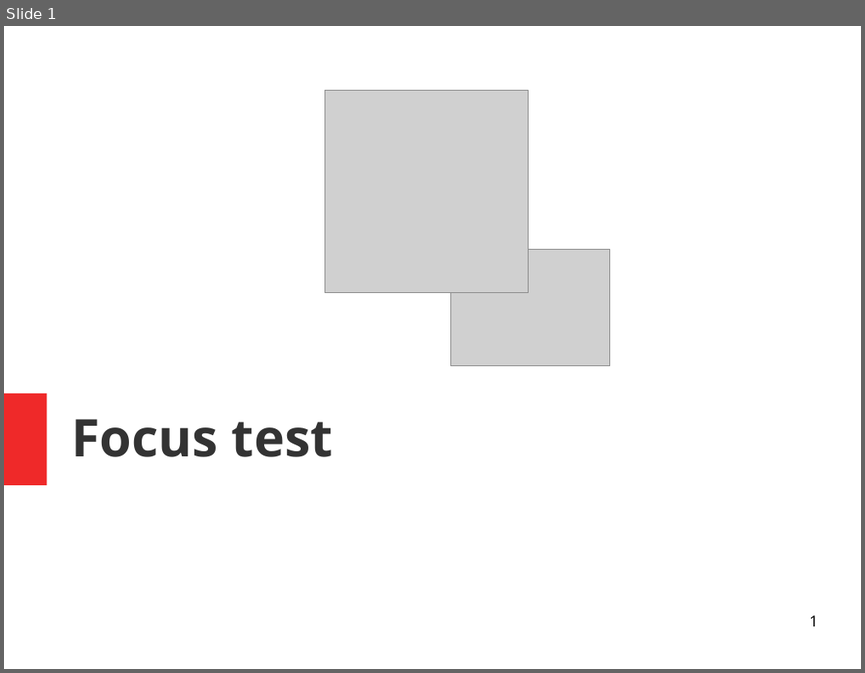
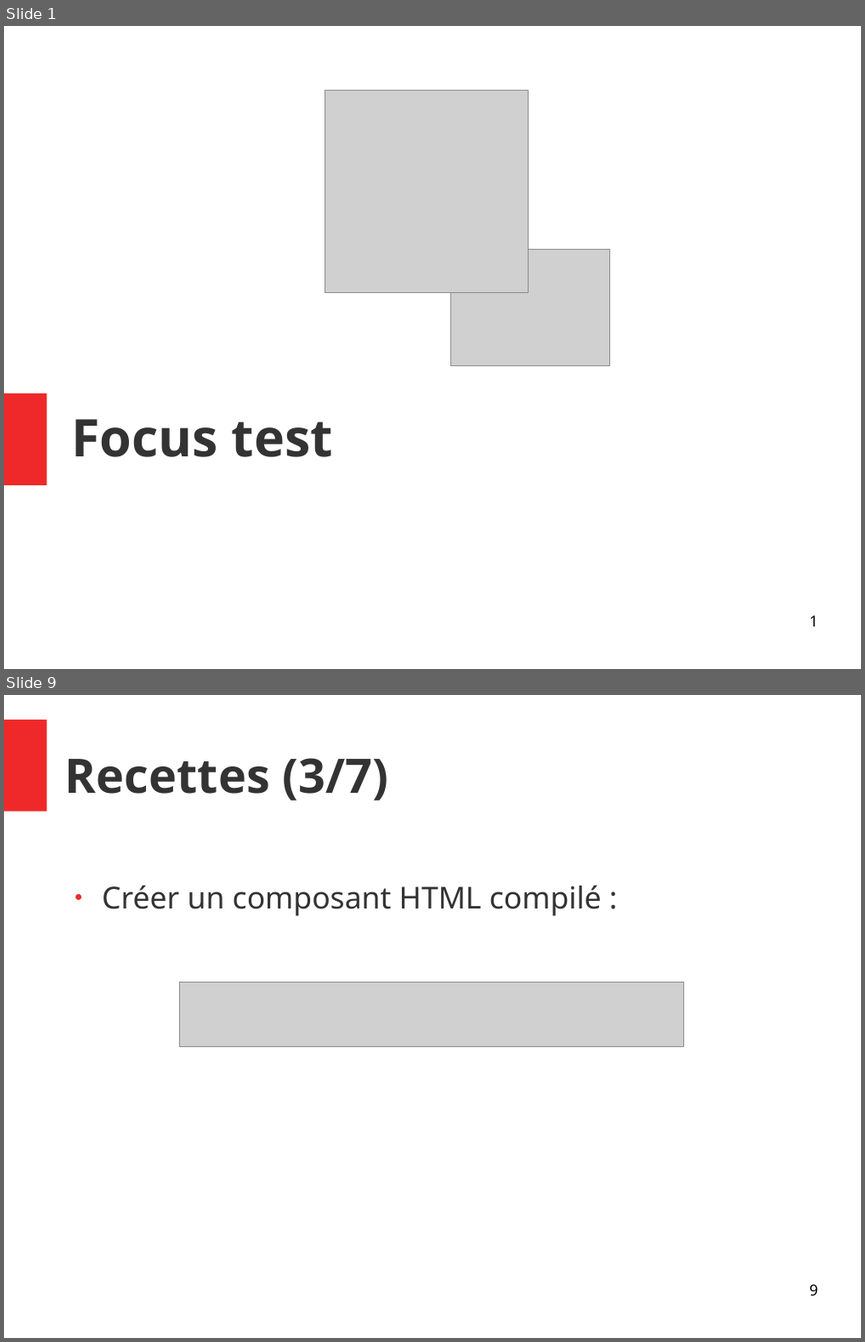
Before and after one commit to Yanoushka/angular-seed, a slide deck: docs/Focus test.odp. Shown one above the other, each under a label of ours: slide 1 before the commit, slides 1 and 9 after it; the slides between them are not shown. The pictures are 865x673 and 865x1342 pixels, drawn with LibreOffice and Linux fonts; fonts in the diff are those of the drawing; grey boxes stand for pictures. Boxes give left, top, right and bottom in pixels: in the first picture for what was removed or moved away, otherwise in the second. Text is boxed around its words. In the diff, an @@ line names an element or a change of style, - is before the commit and + after.

```diff
--- a/docs/Focus test.odp
+++ b/docs/Focus test.odp
@@ slide 9 added at [4,695,861,1338], background #FFFFFF @@
@@ rectangle added at [4,719,46,811], fill #EF2929 @@
@@ title added at [65,758,388,800], 44 pt, text #333333, bold @@
+Recettes (3/7)
@@ text added at [102,885,602,916], 28 pt, text #333333 @@
+● Créer un composant HTML compilé :
@@ picture added at [180,982,684,1046] @@
@@ page number added at [809,1284,817,1296], 14 pt, text #000000 @@
+9
```
Also in this commit, not shown: 16 other slides added, 4 slides removed.
